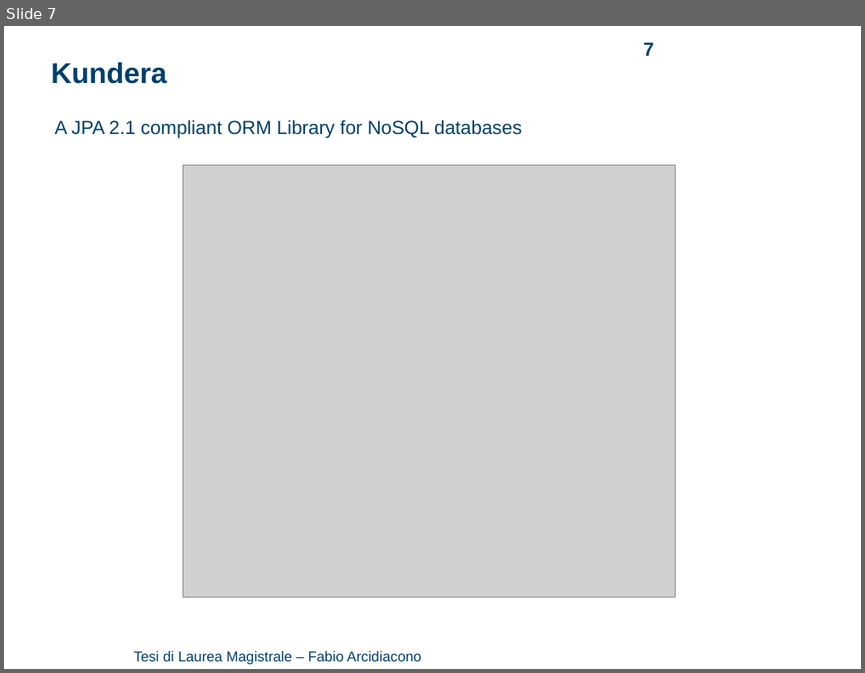
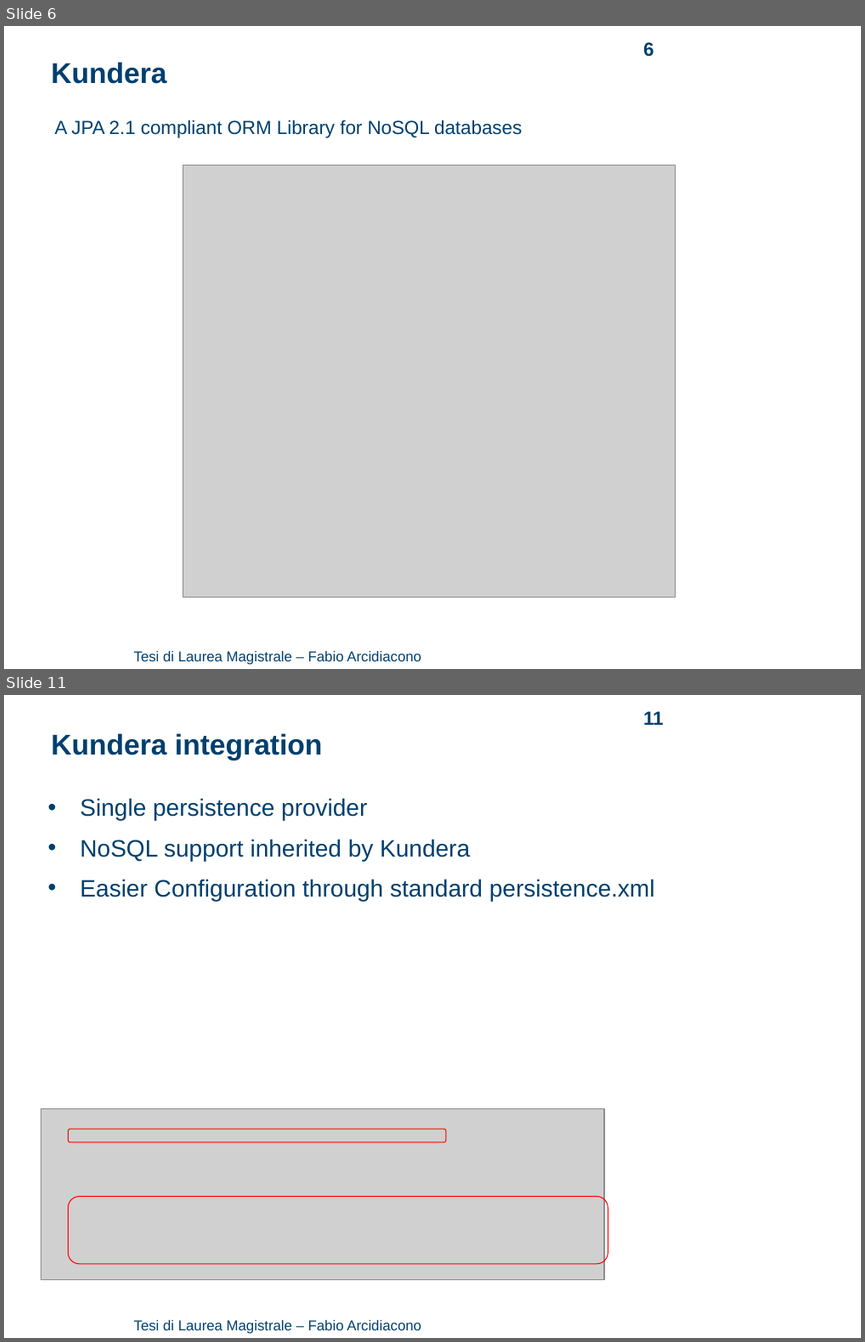
Before and after one commit to arci/thesis, a slide deck: presentation/ThesisPresentation.ppt. Shown one above the other, each under a label of ours: slide 7 before the commit, slides 6 and 11 after it; the slides between them are not shown. The pictures are 865x673 and 865x1342 pixels, drawn with LibreOffice and Linux fonts; fonts in the diff are those of the drawing; grey boxes stand for pictures; background and template pictures are left out. Boxes give left, top, right and bottom in pixels: in the first picture for what was removed or moved away, otherwise in the second. Text is boxed around its words. In the diff, an @@ line names an element or a change of style, - is before the commit and + after.

```diff
--- a/presentation/ThesisPresentation.ppt
+++ b/presentation/ThesisPresentation.ppt
@@ slide 11 added at (x1=4, y1=695, x2=861, y2=1338), background #FFFFFF; not listed: 1 template element that a slide beside it also shows @@
@@ page number added at (x1=643, y1=711, x2=664, y2=725), 16 pt, text #003F6E, bold @@
+11
@@ text added at (x1=51, y1=733, x2=322, y2=760), 24 pt, text #003F6E, bold @@
+Kundera integration
@@ text added at (x1=80, y1=798, x2=655, y2=901), 20 pt, text #003F6E @@
+• Single persistence provider
+• NoSQL support inherited by Kundera
+• Easier Configuration through standard persistence.xml
@@ picture added at (x1=41, y1=1108, x2=604, y2=1279) @@
@@ rounded rectangle added at (x1=69, y1=1129, x2=446, y2=1142), outline #FF0000 0.74 pt @@
@@ rounded rectangle added at (x1=69, y1=1197, x2=608, y2=1264), outline #FF0000 0.74 pt @@
@@ what was slide 7 is now slide 6 @@
@@ page number at (x1=643, y1=42, x2=653, y2=56): text changed @@
-7
+6
```
Also in this commit, not shown: 12 slides changed, 11 other slides added, 1 slide removed, 14 other files.
